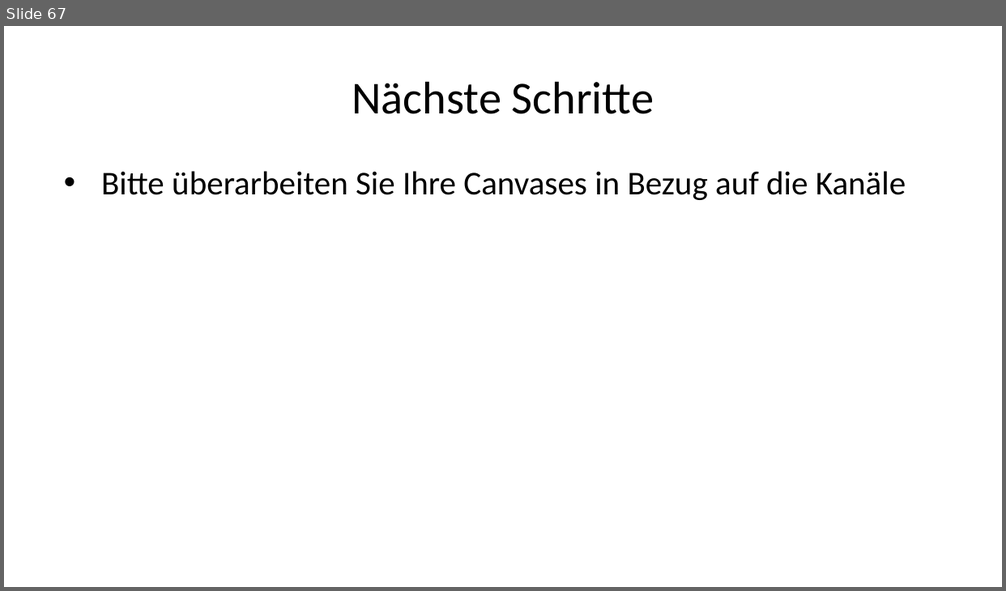
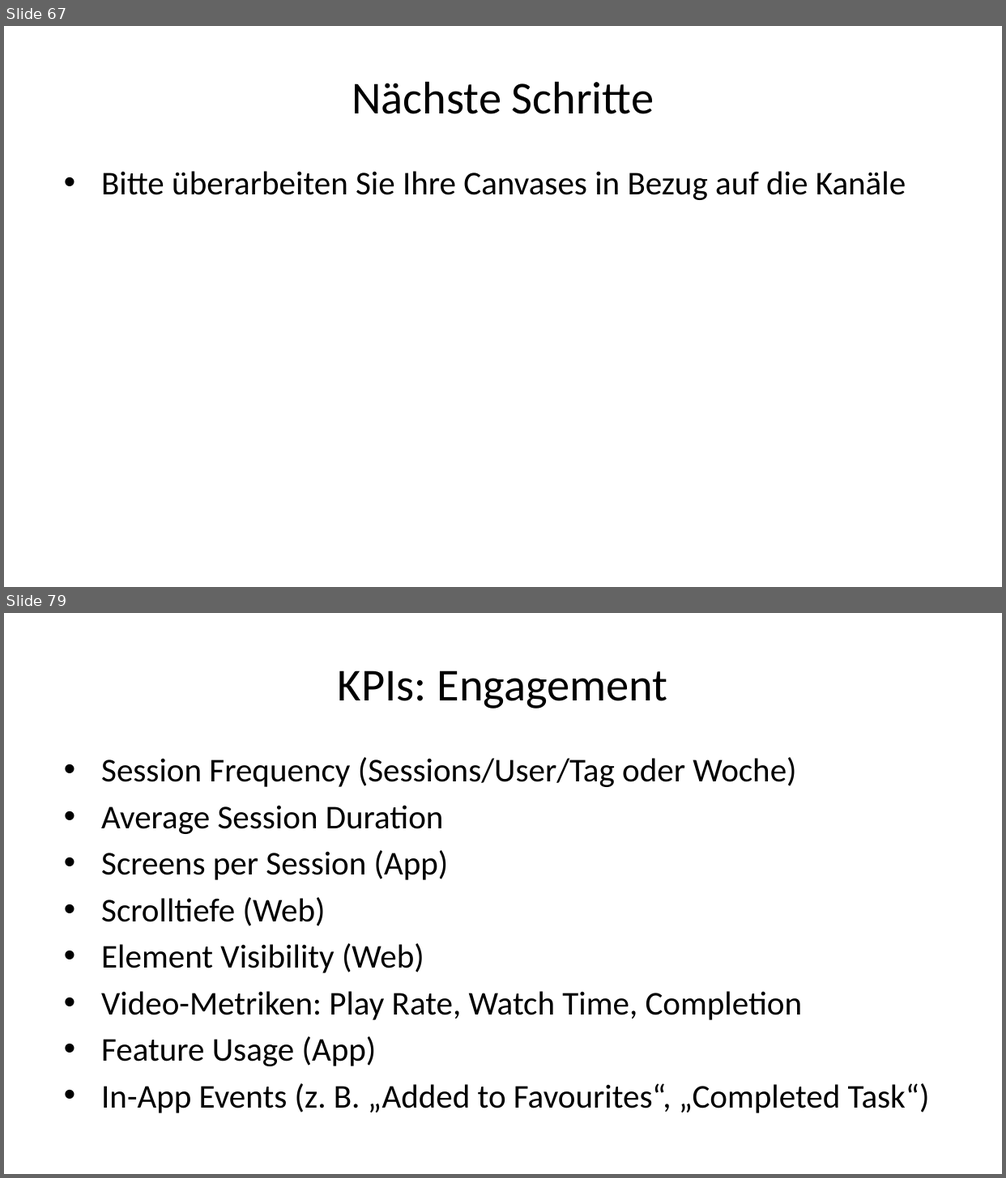
Before and after one commit to daswesen/digitale-inhalte, a slide deck: gdi.pptx. Shown one above the other, each under a label of ours: slide 67 before the commit, slides 67 and 79 after it; the slides between them are not shown. The pictures are 1006x591 and 1006x1178 pixels, drawn with LibreOffice and Linux fonts; fonts in the diff are those of the drawing. Boxes give left, top, right and bottom in pixels: in the first picture for what was removed or moved away, otherwise in the second. Text is boxed around its words. In the diff, an @@ line names an element or a change of style, - is before the commit and + after.

```diff
--- a/gdi.pptx
+++ b/gdi.pptx
@@ slide 79 added at (4,613,1002,1174), background #FFFFFF @@
@@ title added at (338,671,668,709), 33 pt, text #000000 @@
+KPIs: Engagement
@@ text added at (101,757,930,1114), 24 pt, text #000000 @@
+• Session Frequency (Sessions/User/Tag oder Woche)
+• Average Session Duration
+• Screens per Session (App)
+• Scrolltiefe (Web)
+• Element Visibility (Web)
+• Video-Metriken: Play Rate, Watch Time, Completion
+• Feature Usage (App)
+• In-App Events (z. B. „Added to Favourites“, „Completed Task“)
```
Also in this commit, not shown: 3 slides changed, 37 other slides added, 2 slides removed, 3 other files.
